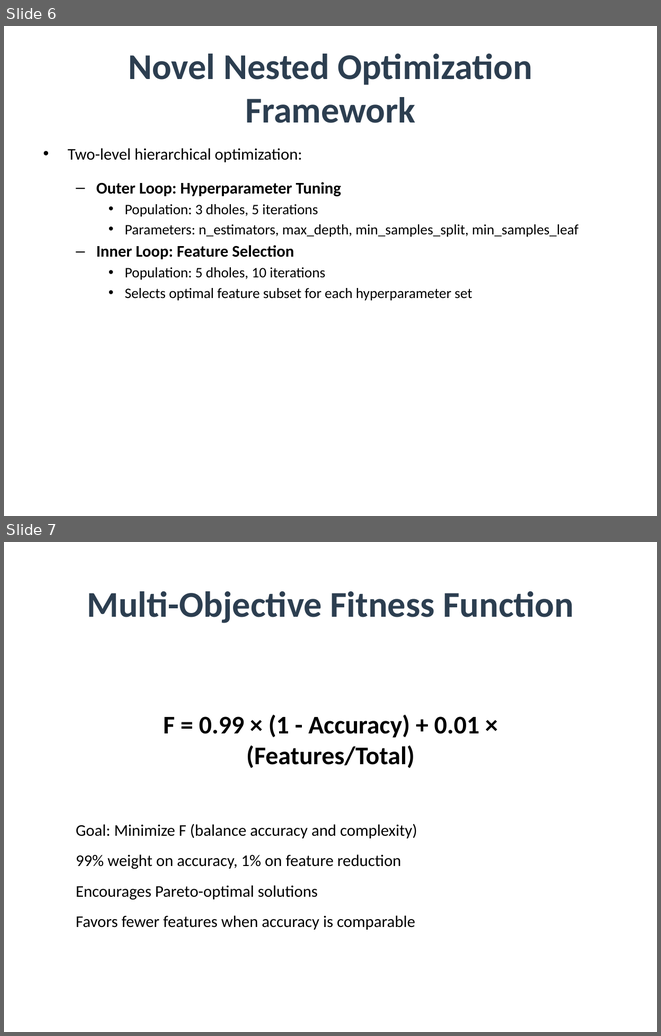
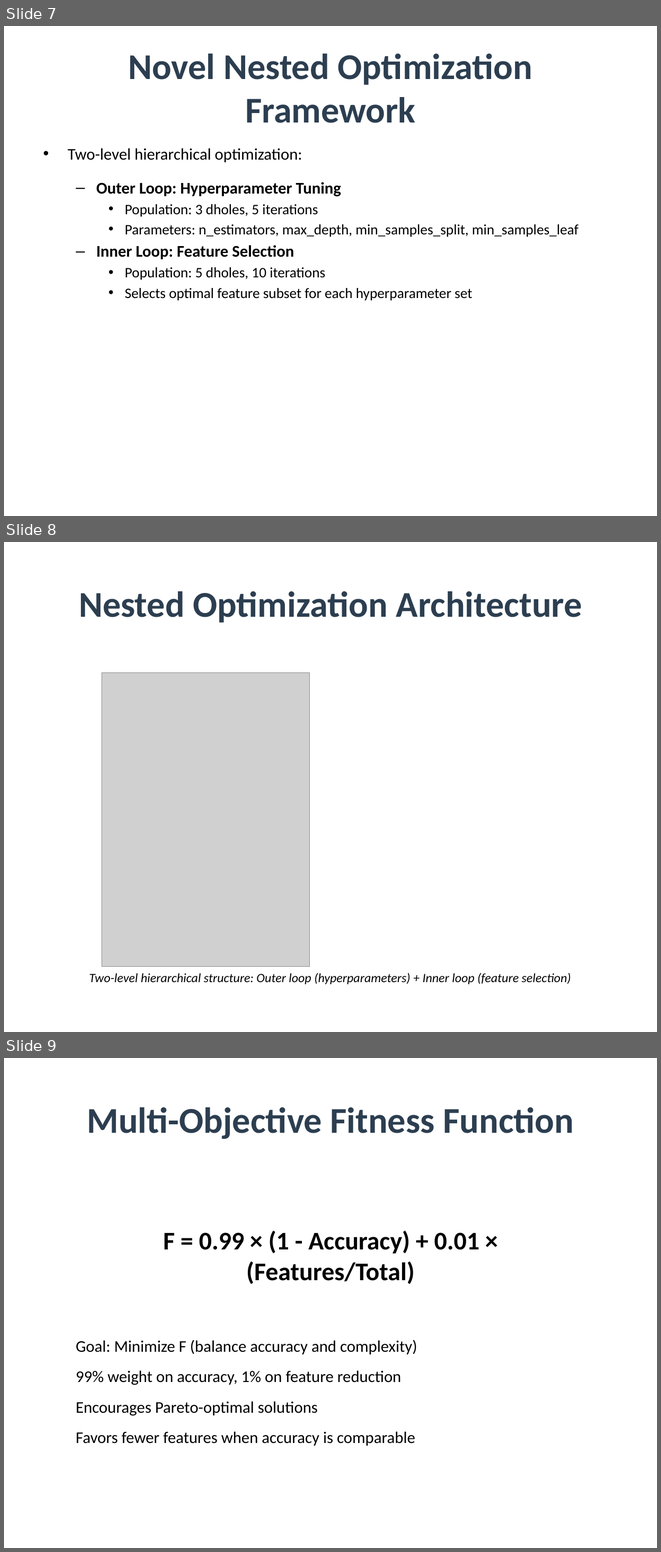
Before and after one commit to amine-dubs/dio-optimization, a slide deck: Presentation/DIO_Research_Presentation.pptx. Shown one above the other, each under a label of ours: slides 6 and 7 before the commit, slides 7, 8 and 9 after it. The pictures are 661x1036 and 661x1552 pixels, drawn with LibreOffice and Linux fonts; fonts in the diff are those of the drawing; grey boxes stand for pictures. Boxes give left, top, right and bottom in pixels: in the first picture for what was removed or moved away, otherwise in the second. Text is boxed around its words. In the diff, an @@ line names an element or a change of style, - is before the commit and + after.

```diff
--- a/Presentation/DIO_Research_Presentation.pptx
+++ b/Presentation/DIO_Research_Presentation.pptx
@@ slide 8 added at (4,542,657,1032), background #FFFFFF @@
@@ title added at (79,591,582,623), 40 pt, text #2C3E50, bold @@
+Nested Optimization Architecture
@@ picture added at (102,672,310,967) @@
@@ text added at (89,972,571,984), 14 pt, text #000000, italic @@
+Two-level hierarchical structure: Outer loop (hyperparameters) + Inner loop (feature selection)
@@ what was slide 6 is now slide 7 @@
@@ what was slide 7 is now slide 9 @@
```
Also in this commit, not shown: 6 slides changed, 11 other slides added, 26 other files.
